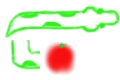
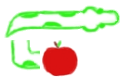
Before/after of a 120×80 layered artwork. What changed in the layer stack:
added layer "fruit2" above "body" over (42, 40, 78, 77)
hid "fruit" over (44, 42, 77, 75)
